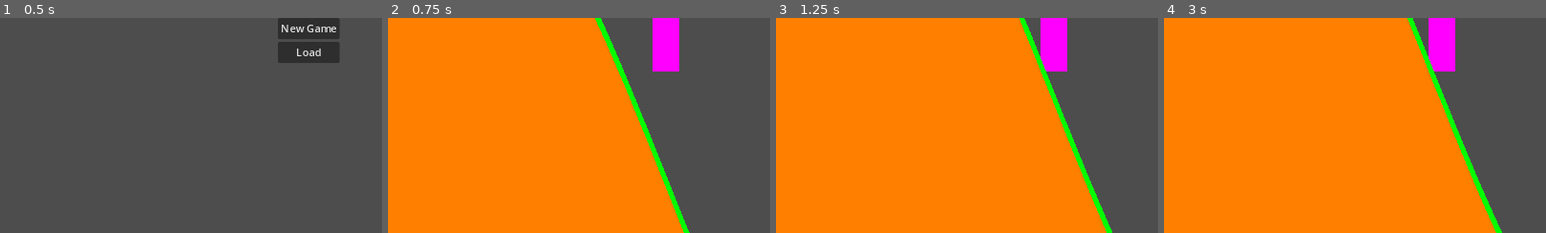
Above: before the commit, frames 1-4 (left to right).
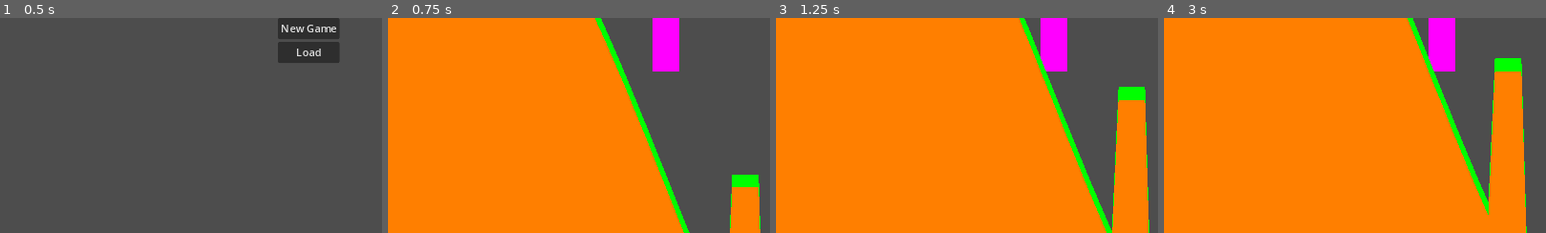
Above: after the commit, the same moments.

Repository: Shadowdragon019/Buildheim
Game: Godot game, scene res://main_menu/main_menu.tscn
Two runs of this game, one before a commit and one after it. Both use one fixed random seed, a clock stepped at 60 frames per second and the inputs below.
Inputs (mouse positions are % of the whole screen's width and height, from its top left):
- Up to frame 1 (0.5 s): no input
- Up to frame 2 (0.75 s): click "New Game" at 0.5 s
- Up to frame 3 (1.25 s): no input
- Up to frame 4 (3 s): move the mouse to (72, 45) at 1.27 s; hold E (index_right) 1.28-2.78 s; tap Mouse wheel down (back) at 1.35 s; move the mouse to (30, 55) at 2.02 s; tap Mouse wheel up (forwards) at 2.1 s; move the mouse to (60, 28) at 2.77 s; hold Q (index_left) from 2.78 s (still down); click (60, 28) at 2.85 s
The pictures show only the part of the screen within x 14-64%, y 50-100%; the shares and areas given below are measured in that part.

Frame 1 is identical in both runs. In frame 2, 2.0% of the frame differs, in the area x 89-98%, y 72-100%; in frame 3, 5.7%; in frame 4, 6.9%, in the area x 85-95%, y 18-100%.
Error before the commit: Out of bounds get index '0' (on base: 'Dictionary') (res://tests/test-building/world.gd:56)

Commit message:
Height stuff

Diff:
--- a/project.godot
+++ b/project.godot
@@ -10,7 +10,7 @@
 
 [application]
 
-config/name="2D Valheim v1"
+config/name="Buildheim"
 run/main_scene="res://main_menu/main_menu.tscn"
 config/features=PackedStringArray("4.3", "Forward Plus")
 
--- a/tests/test-building/world.gd
+++ b/tests/test-building/world.gd
@@ -16,74 +16,38 @@
 var snap_objects : Array[WorldObject] = []
 #Dictionary[int, PackedFloat32Array]
 var chunk_heights : Dictionary = {}
-
-
-func chunk_at_x(x: float) -> int:
+#Dictionary[int, Dictionary[int, float]]
+var new_chunk_heights : Dictionary = {}
+
+
+func chunk_index_at_x(x: float) -> int:
 	return floori(x / chunk_width)
 
 
 func get_height(chunk_index: int, point_index: int) -> float:
+	if new_chunk_heights.has(chunk_index) && new_chunk_heights[chunk_index].values().has(point_index):
+		return new_chunk_heights[chunk_index][point_index]
 	return chunk_heights[chunk_index][point_index]
 
 
-func update_chunk(chunk_index: int, points_to_update: PackedInt32Array):
-	var collision_polygon : CollisionPolygon2D = get_node("GroundCollision" + str(chunk_index) + "/Shape")
-	var ground_polygon : Polygon2D = get_node("GroundCollision" + str(chunk_index) + "/Ground")
-	var grass_polygon : Polygon2D = get_node("GroundCollision" + str(chunk_index) + "/Grass")
-
-	var collision_polygon_data := collision_polygon.polygon
-	var ground_polygon_data := ground_polygon.polygon
-	var grass_polygon_data := grass_polygon.polygon
-
-	if points_to_update.is_empty():
-		points_to_update = range(points_per_chunk)
-
-	for point in points_to_update:
-		var height = chunk_heights[chunk_index][point]
-		collision_polygon_data[point + 1].y = height
-		ground_polygon_data[point + 1].y = height
-		grass_polygon_data[point].y = height
-		grass_polygon_data[(points_per_chunk + 1) * 2 - point - 1].y = height - 10
-
-	collision_polygon.polygon = collision_polygon_data
-	ground_polygon.polygon = ground_polygon_data
-	grass_polygon.polygon = grass_polygon_data
-
-
 										   #Dictionary[int, float]
-func set_heights(chunk_index: int, heights: Dictionary):
-	for point_index in heights:
-		chunk_heights[chunk_index][point_index] = heights[point_index]
-
-
-func set_height(chunk_index: int, point_index: int, height: float):
-	chunk_heights[chunk_index][point_index] = height
+func set_heights(chunk_index: int, heights: Dictionary, smart_points: bool = true):
+	# Set data in current chunk
+	if new_chunk_heights.has(chunk_index):
+		new_chunk_heights[chunk_index].merge(heights, true)
+	else:
+		new_chunk_heights[chunk_index] = heights
+
+	# Set other chun
+	if smart_points:
+		if heights.has(0):
+			set_heights(chunk_index - 1, {points_per_chunk: heights[0]}, false)
+		if heights.has(points_per_chunk):
+			set_heights(chunk_index + 1, {0: heights[points_per_chunk]}, false)
 
 
 func point_is_on_edge(point_index: int) -> bool:
 	return point_index == 0 || point_index == points_per_chunk
-
-
-## Return chunks that need updating
-										  #Dictionary[int, float]) -> Dictionary[int, PackedInt32Array]
-func set_points(chunk_index: int, heights: Dictionary) -> Dictionary:
-	# Dictionary[int, PackedInt32Array]
-	var chunks_that_need_updating : Dictionary = {chunk_index: PackedInt32Array()}
-
-	for point_index in heights:
-		var _point_index : int = point_index
-		var height : float = heights[_point_index]
-		set_height(chunk_index, _point_index, height)
-		chunks_that_need_updating[chunk_index].append(point_index)
-		if point_is_on_edge(point_index):
-			if _point_index == 0:
-				set_heights(chunk_index - 1, {points_per_chunk: height})
-				chunks_that_need_updating[chunk_index - 1] = PackedInt32Array([points_per_chunk])
-			elif _point_index == points_per_chunk:
-				set_heights(chunk_index + 1, {0: height})
-				chunks_that_need_updating[chunk_index + 1] = PackedInt32Array([0])
-
-	return chunks_that_need_updating
 
 
 func chunk_data_exists(chunk_index: int) -> bool:
@@ -195,11 +159,22 @@
 func _ready():
 	if TestBuildingGlobal.load_game:
 		load_game()
-	set_heights(0, {points_per_chunk: 0})
-	set_heights(1, {0: 0})
-	update_chunk(0, [points_per_chunk])
-	update_chunk(1, [0])
-
+
+	# Dictionary[int, float]
+	new_chunk_heights.merge({
+		0: {
+			10: 0,
+			11: 0,
+			12: 0,
+			13: 0,
+			14: 0,
+			-1: 0,
+			points_per_chunk + 1: 0,
+			0: chunk_bottom + 1
+		},
+		1000: {}
+	}, true)
+	set_heights(0, {points_per_chunk: -100})
 
 func _process(_delta: float):
 	if Input.is_action_just_pressed("forwards") && TestBuildingGlobal.building_mode_enabled:
@@ -245,14 +220,58 @@
 
 	# Load chunks around player
 	for i in range(7):
-		var chunk_i := i + chunk_at_x(player.global_position.x) - 3
-		if !chunk_data_exists(chunk_i):
-			load_chunk(chunk_i)
-
+		var chunk_index := i + chunk_index_at_x(player.global_position.x) - 3
+		if !chunk_data_exists(chunk_index):
+			load_chunk(chunk_index)
+
+	# Updating chunks
+	#region
+	for chunk_index in new_chunk_heights:
+		var _chunk_index : int = chunk_index
+		# Dictionary[int, float]
+		var points_to_update : Dictionary = new_chunk_heights[chunk_index]
+
+		if !chunk_heights.has(chunk_index):
+			push_warning("Attempting to modify chunk " + str(_chunk_index) + " when it does not exist. Ignoring.")
+			continue
+
+		var collision_polygon : CollisionPolygon2D = get_node("GroundCollision" + str(_chunk_index) + "/Shape")
+		var ground_polygon : Polygon2D = get_node("GroundCollision" + str(_chunk_index) + "/Ground")
+		var grass_polygon : Polygon2D = get_node("GroundCollision" + str(_chunk_index) + "/Grass")
+		var collision_polygon_data := collision_polygon.polygon
+		var ground_polygon_data := ground_polygon.polygon
+		var grass_polygon_data := grass_polygon.polygon
+
+		for point_index in points_to_update:
+			var height : float = points_to_update[point_index]
+			if point_index < 0:
+				push_warning("Attempting to modify point (" + str(_chunk_index) + ", " + str(point_index) + ") with point index smaller then minimum, 0. Ignoring.")
+				continue
+			if point_index > points_per_chunk:
+				push_warning("Attempting to modify point (" + str(_chunk_index) + ", " + str(point_index) + ") with point index bigger then maximum, " + str(points_per_chunk) + ". Ignoring.")
+				continue
+			if height > chunk_bottom:
+				push_warning("Attempting to set height of point (" + str(_chunk_index) + ", " + str(point_index) + " which is below chunk bottom, " + str(chunk_bottom) + ". Ignoring.")
+				continue
+
+			chunk_heights[chunk_index][point_index] = height
+			collision_polygon_data[point_index + 1].y = height
+			ground_polygon_data[point_index + 1].y = height
+			grass_polygon_data[point_index].y = height
+			grass_polygon_data[(points_per_chunk + 1) * 2 - point_index - 1].y = height - 10
+
+		collision_polygon.polygon = collision_polygon_data
+		ground_polygon.polygon = ground_polygon_data
+		grass_polygon.polygon = grass_polygon_data
+
+	new_chunk_heights = {}
+	#endregion
+
+	#THIS SHOULD BE AT THE END OF THIS FUNCTION
 	# Save
 	if Input.is_action_just_pressed("save"):
 		save_game()
-
+	#THIS SHOULD BE AT THE END OF THIS FUNCTION
 
 func _on_preview_area_body_entered(body: Node2D):
 	if body.is_in_group("blocks_object_placement"):
